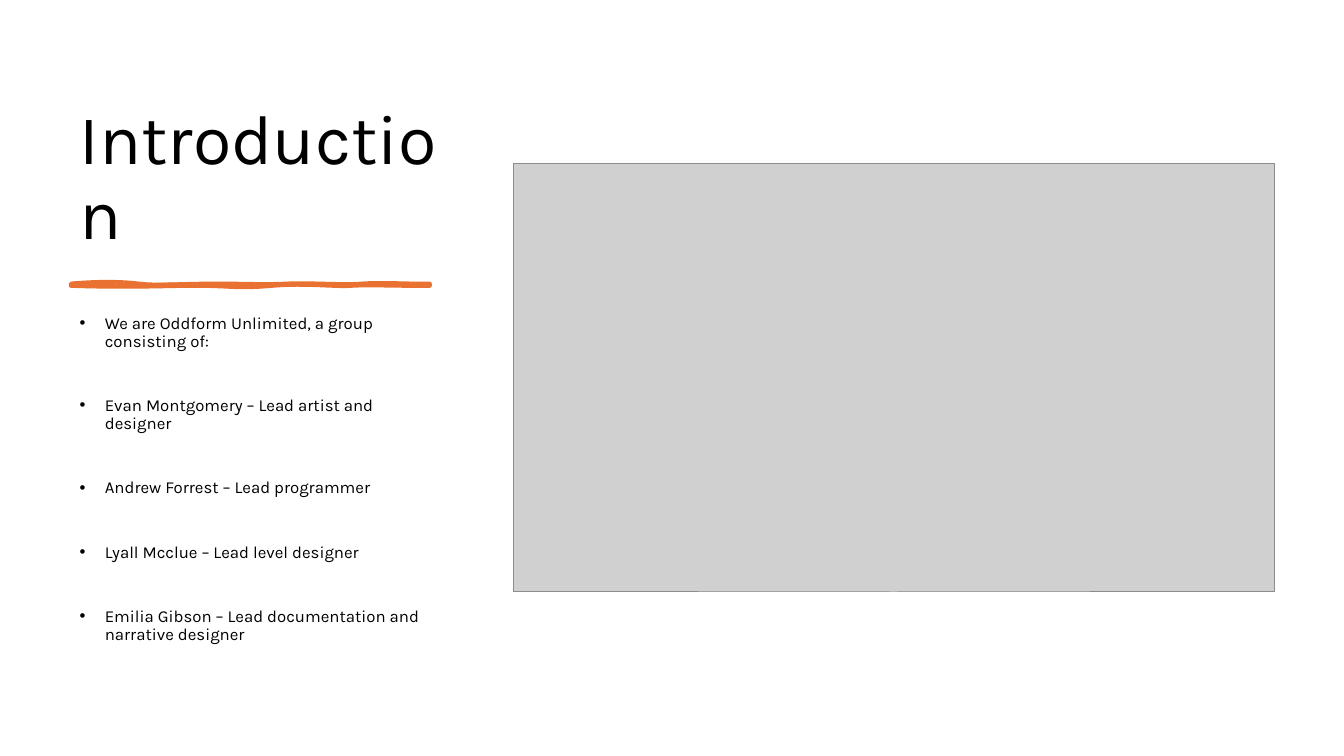
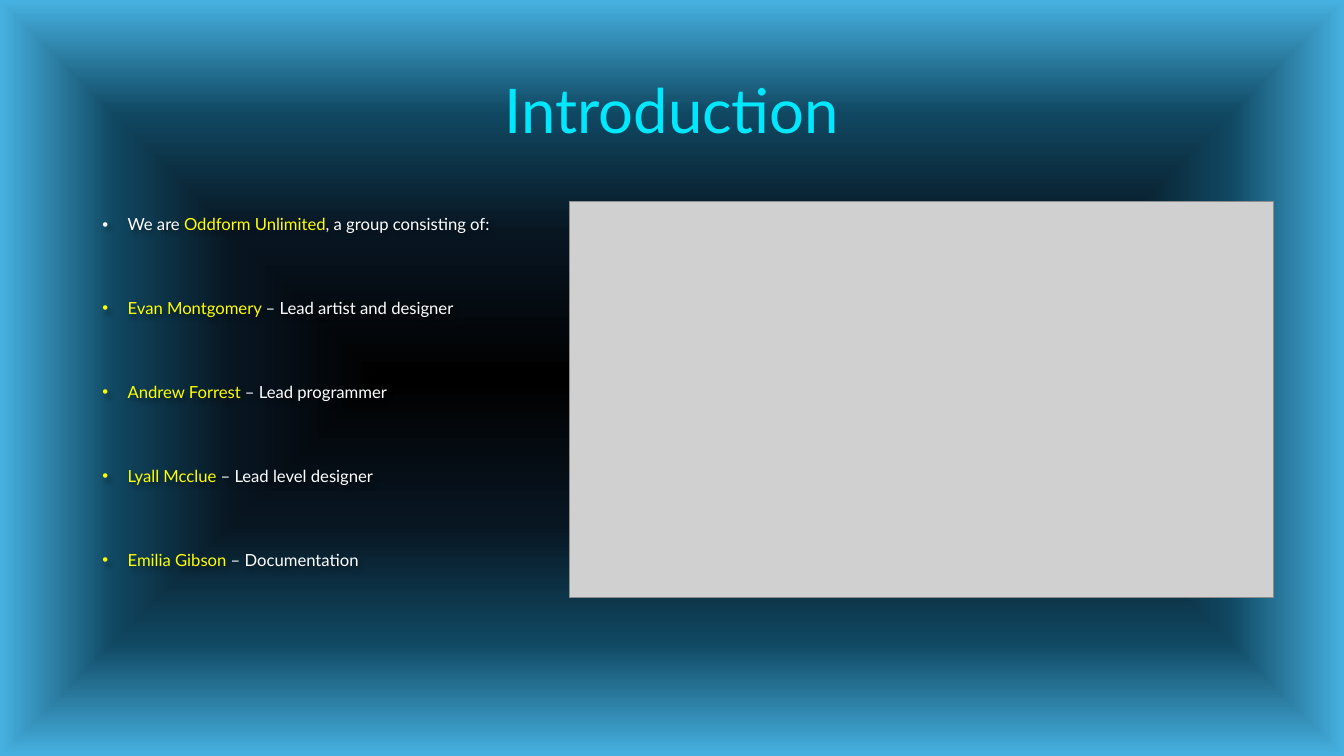
Before and after one commit to forrest10101/Portfolio-Platformer, a slide deck: slide 2 of TechnoSprint Pitch Presentation.pptx. Drawn at 1344x756 pixels with LibreOffice and Linux fonts; fonts in the diff are those of the drawing; grey boxes stand for pictures; background and template pictures are left out. Boxes give left, top, right and bottom in pixels: in the first picture for what was removed or moved away, otherwise in the second. Text is boxed around its words. In the diff, an @@ line names an element or a change of style, - is before the commit and + after.

Commit message:
Update 17/11/2026
Updated powerpoint to fix up issues, add new designs, fonts, and other new stuff.

```diff
--- a/TechnoSprint Pitch Presentation.pptx
+++ b/TechnoSprint Pitch Presentation.pptx
@@ background #FFFFFF to picture (left out) @@
@@ title "Introduction": place and size @@
-title "Introduction" at (70,71,448,260)
+title "Introduction" at (505,87,839,134)
@@ title "Introduction" at (505,87,839,134): size 50 to 44 pt, font Karla to Lato, text colour #000000 to gradient #00E8FE to #04B4C6, letter outline none to #011523 1.5 pt; alignment left to centre; vertical alignment bottom to middle @@
@@ text "We are Oddform Unlimited, a ...": place and size @@
-text "We are Oddform Unlimited, a ..." at (105,317,419,644)
+text "We are Oddform Unlimited, a ..." at (128,217,489,566)
@@ picture: place and size @@
-picture at (513,164,1274,593)
+picture at (570,202,1274,598)
@@ text at (128,217,489,485): size 12 to 11.9 pt, font Karla to Lato in "We are Oddform Unlimited, a group consisting ...", "Evan Montgomery – Lead artist and designer", "Andrew Forrest – Lead programmer", "Lyall Mcclue – Lead level designer"; text colour #000000 to #FFFFFF in "We are Unlimited, a group consisting of:", "– Lead artist and designer", "– Lead programmer", "– Lead level designer"; text colour #000000 to #FFFF00 in "Oddform Unlimited,", "Evan Montgomery", "Andrew Forrest", "Lyall Mcclue"; line spacing 0.9 to 1.4 @@
@@ freeform shape removed at (71,283,430,285) @@
@@ text at (128,553,359,566): text changed; size 12 to 11.9 pt; font Karla to Lato; text colour #000000 to #FFFFFF @@
-• Emilia Gibson – Lead documentation and narrative designer
+• Emilia Gibson – Documentation
```
Also in this commit, not shown: 13 other slides changed, 3 other files.
